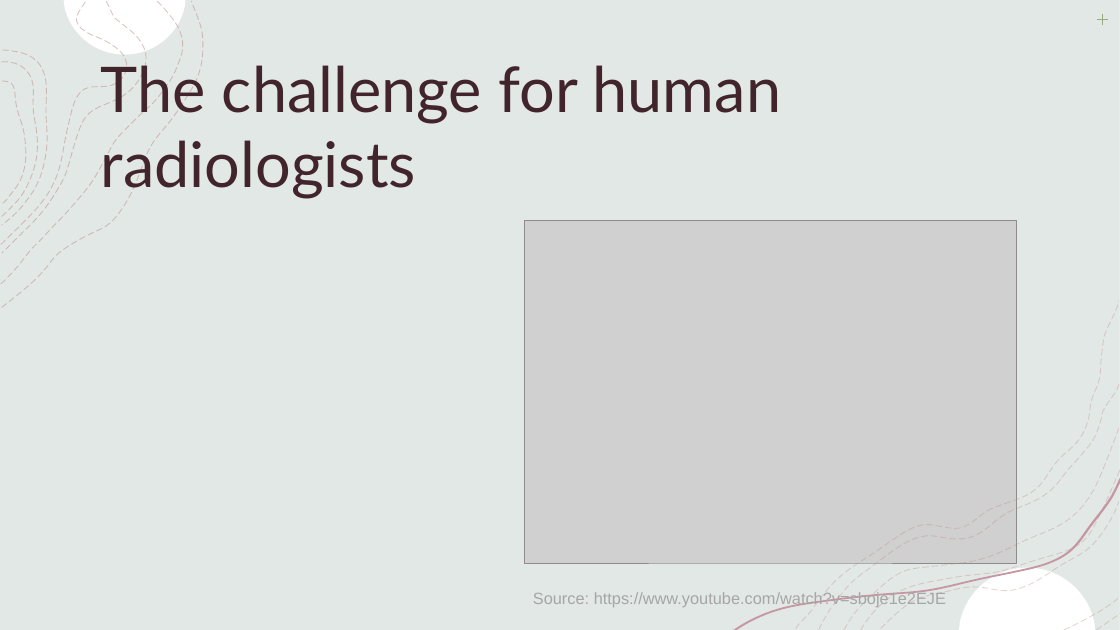
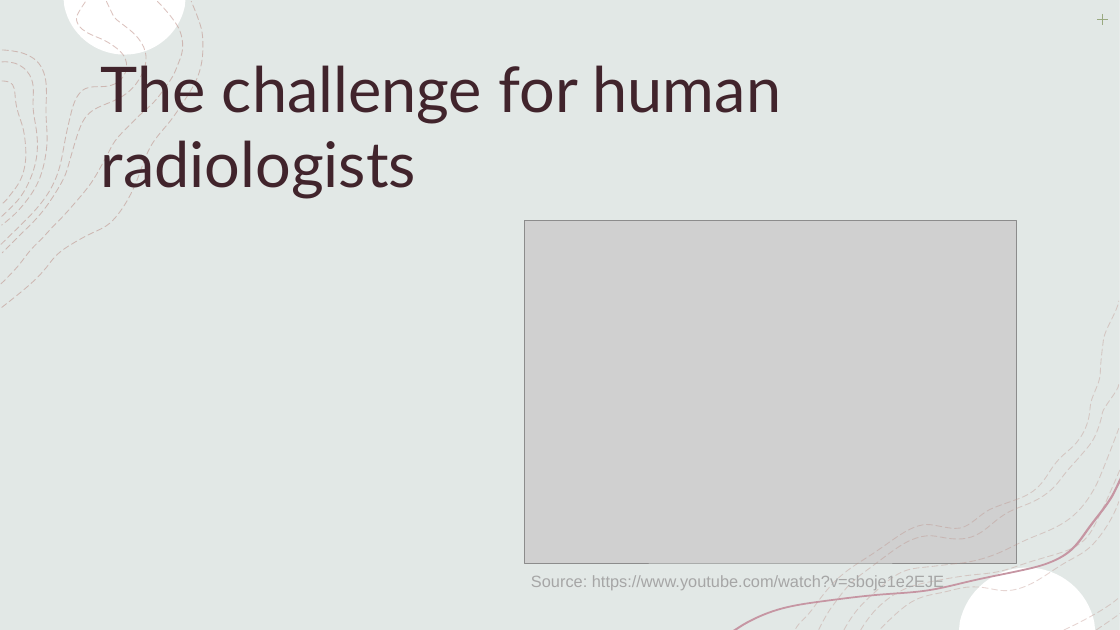
Before and after one commit to dkinneyBU/DSC680, a slide deck: slide 14 of Assignments/Week12/DKinney-Project 3 Presentation.pptx (slide 15 before the commit). Drawn at 1120x630 pixels with LibreOffice and Linux fonts; fonts in the diff are those of the drawing; grey boxes stand for pictures. Boxes give left, top, right and bottom in pixels: in the first picture for what was removed or moved away, otherwise in the second. Text is boxed around its words. In the diff, an @@ line names an element or a change of style, - is before the commit and + after.

```diff
--- a/Assignments/Week12/DKinney-Project 3 Presentation.pptx
+++ b/Assignments/Week12/DKinney-Project 3 Presentation.pptx
@@ text "Source: https://www.youtube.com/watch?v=sboje1e2EJE": place and size @@
-text "Source: https://www.youtube.com/watch?v=sboje1e2EJE" at (533,590,946,607)
+text "Source: https://www.youtube.com/watch?v=sboje1e2EJE" at (531,575,944,591)
```
Also in this commit, not shown: 2 other slides changed, 1 slide added, 1 other file.
